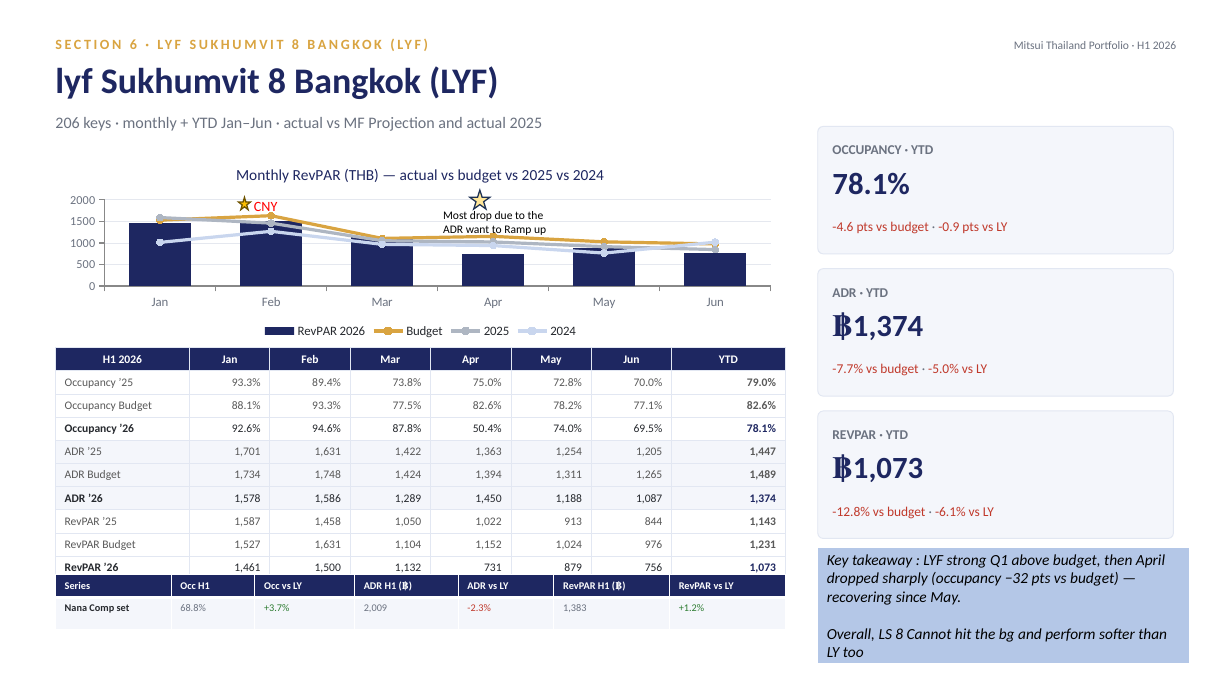
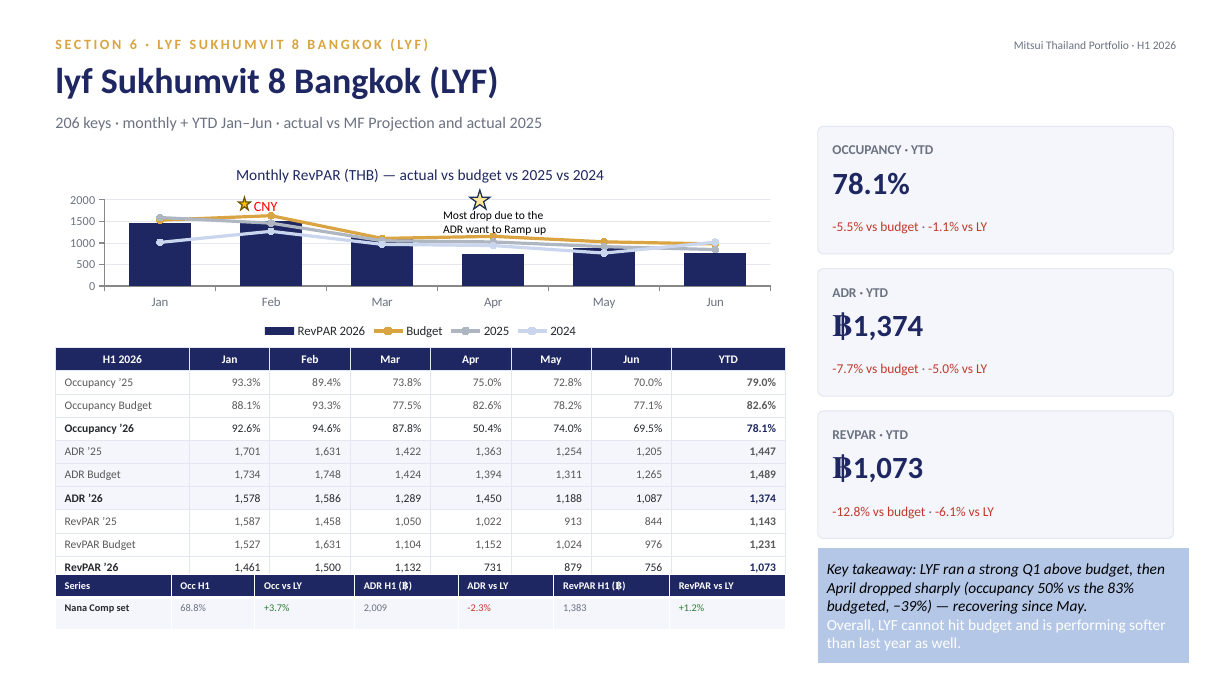
Before and after one commit to Chavin2543/mae-workspace, a slide deck: slide 26 of output/Portfolio_Performance_Report_H1-2026.pptx. Drawn at 1232x693 pixels with LibreOffice and Linux fonts; fonts in the diff are those of the drawing. Boxes give left, top, right and bottom in pixels: in the first picture for what was removed or moved away, otherwise in the second. Text is boxed around its words. In the diff, an @@ line names an element or a change of style, - is before the commit and + after.

```diff
--- a/output/Portfolio_Performance_Report_H1-2026.pptx
+++ b/output/Portfolio_Performance_Report_H1-2026.pptx
@@ text at <box>832,221,987,234</box>: text changed @@
--4.6 pts vs budget · -0.9 pts vs LY
+-5.5% vs budget · -1.1% vs LY
@@ text in rectangle at <box>827,563,1165,650</box>: text changed @@
-Key takeaway : LYF strong Q1 above budget, then April dropped sharply (occupancy −32 pts vs budget) — recovering since May.
-Overall, LS 8 Cannot hit the bg and perform softer than LY too
+Key takeaway: LYF ran a strong Q1 above budget, then April dropped sharply (occupancy 50% vs the 83% budgeted, −39%) — recovering since May.
+Overall, LYF cannot hit budget and is performing softer than last year as well.
```
Also in this commit, not shown: 14 other slides changed.
